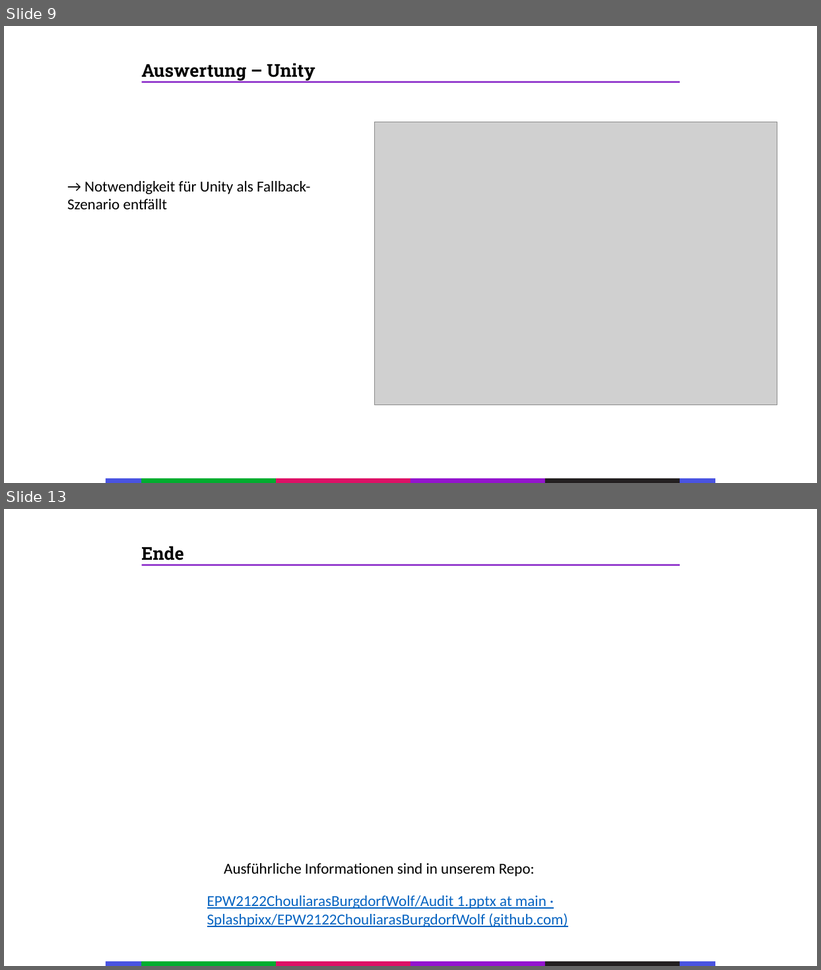
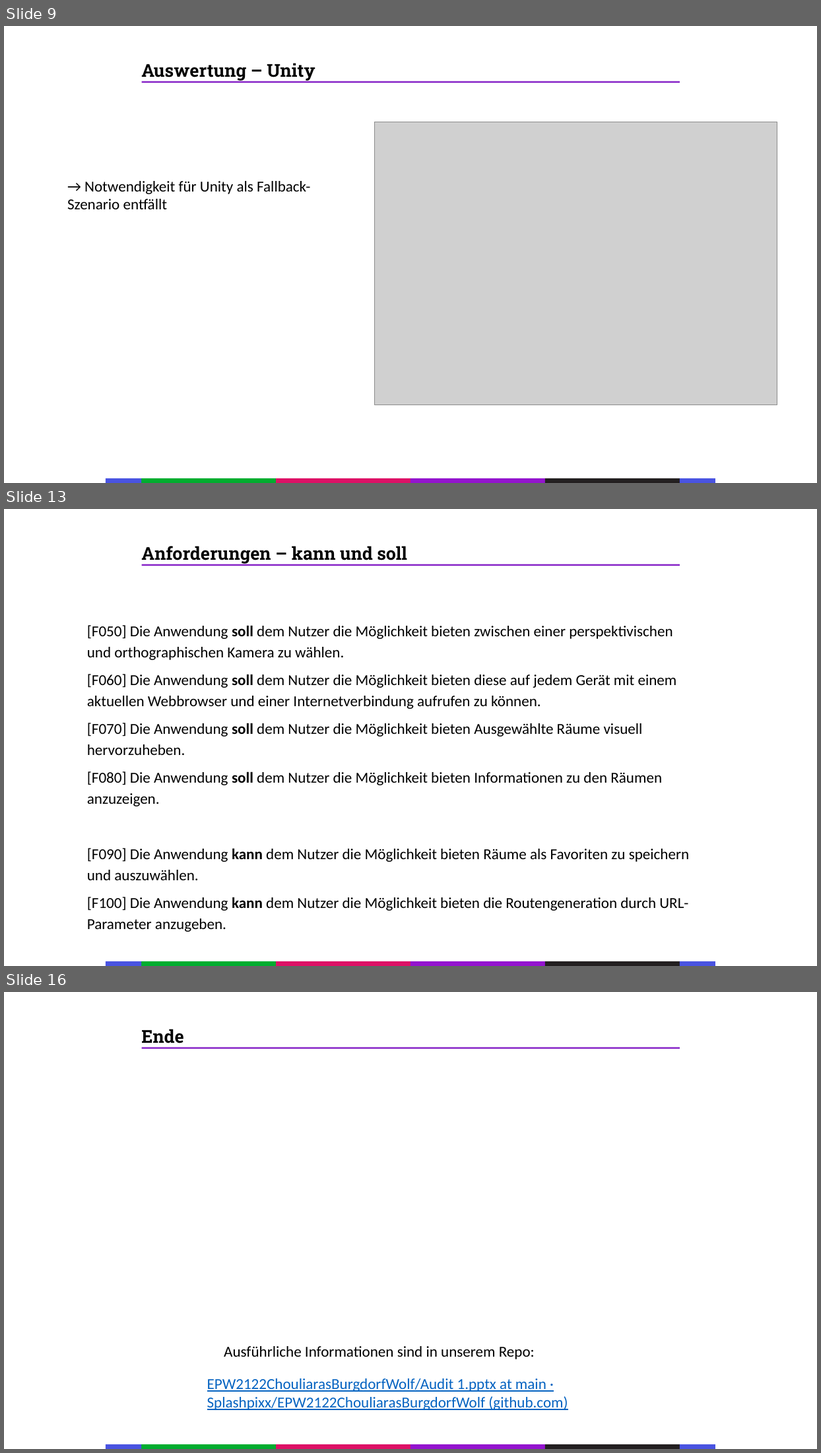
Before and after one commit to Splashpixx/EPW2122ChouliarasBurgdorfWolf, a slide deck: Audits/WS2122_ChouliarasBurgdorfWolf_Audit2.pptx. Shown one above the other, each under a label of ours: slides 9 and 13 before the commit, slides 9, 13 and 16 after it; the slides between them are not shown. The pictures are 821x970 and 821x1453 pixels, drawn with LibreOffice and Linux fonts; fonts in the diff are those of the drawing; grey boxes stand for pictures. Boxes give left, top, right and bottom in pixels: in the first picture for what was removed or moved away, otherwise in the second. Text is boxed around its words. In the diff, an @@ line names an element or a change of style, - is before the commit and + after.

```diff
--- a/Audits/WS2122_ChouliarasBurgdorfWolf_Audit2.pptx
+++ b/Audits/WS2122_ChouliarasBurgdorfWolf_Audit2.pptx
@@ slide 13 added at [4, 509, 817, 966], background #FFFFFF @@
@@ text added at [141, 546, 407, 564], 21 pt, text #000000, bold @@
+Anforderungen – kann und soll
@@ line added from (142, 565) to (680, 565), #8723C7 2 pt @@
@@ text added at [87, 625, 689, 932], 18 pt, text #000000 @@
+[F050] Die Anwendung soll dem Nutzer die Möglichkeit bieten zwischen einer perspektivischen und orthographischen Kamera zu wählen.
+[F060] Die Anwendung soll dem Nutzer die Möglichkeit bieten diese auf jedem Gerät mit einem aktuellen Webbrowser und einer Internetverbindung aufrufen zu können.
+[F070] Die Anwendung soll dem Nutzer die Möglichkeit bieten Ausgewählte Räume visuell hervorzuheben.
+[F080] Die Anwendung soll dem Nutzer die Möglichkeit bieten Informationen zu den Räumen anzuzeigen.
+[F090] Die Anwendung kann dem Nutzer die Möglichkeit bieten Räume als Favoriten zu speichern und auszuwählen.
+[F100] Die Anwendung kann dem Nutzer die Möglichkeit bieten die Routengeneration durch URL-Parameter anzugeben.
@@ group added at [106, 962, 716, 966]: 6 rectangles @@
@@ what was slide 13 is now slide 16 @@
```
Also in this commit, not shown: 6 slides changed, 2 other slides added, 8 other files.
